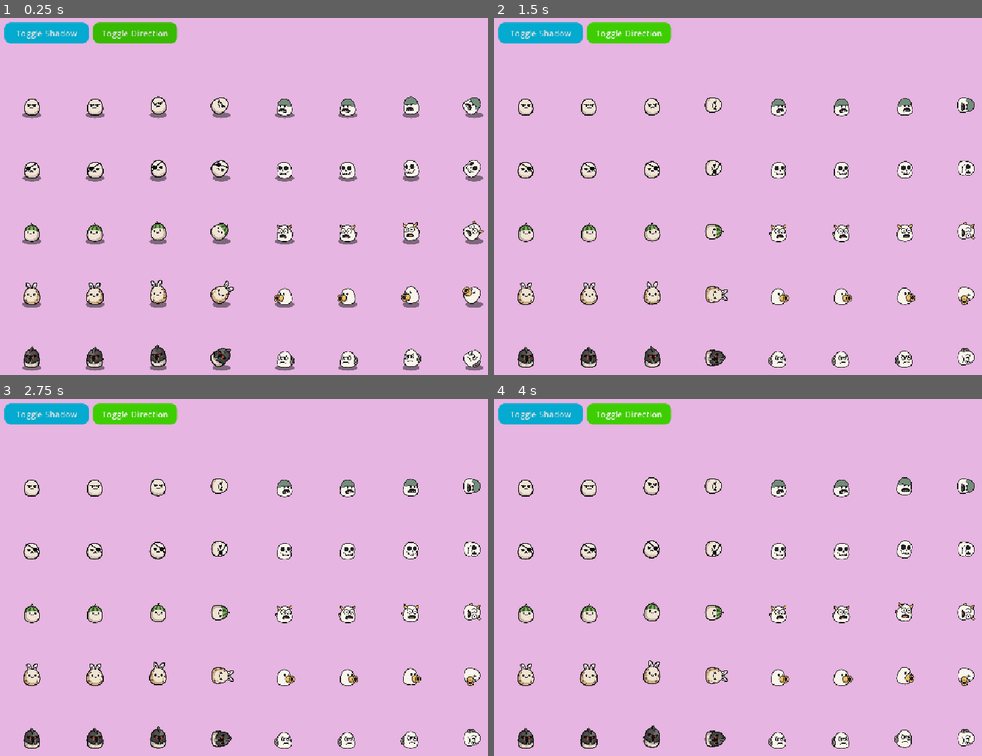
Above: before the commit, frames 1-4 (two rows, left to right).
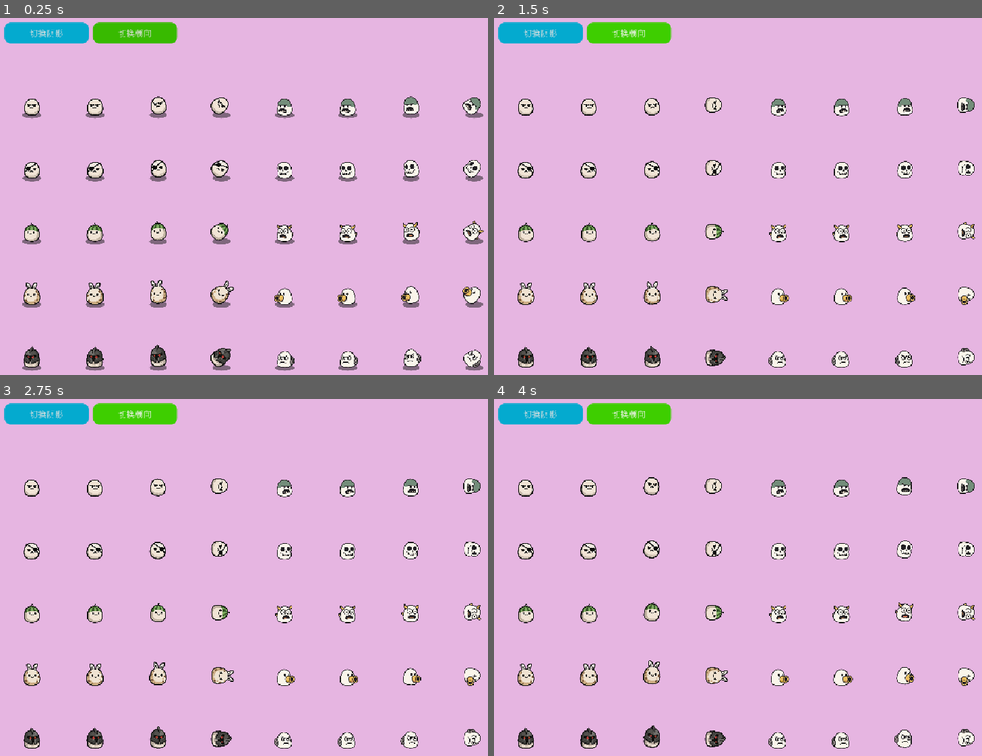
Above: after the commit, the same moments.

Repository: leexiaohui1997/brotato
Game: Godot game, scene res://scenes/dashboard/unit_dashboard/control.tscn
Two runs of this game, one before a commit and one after it. Both use one fixed random seed, a clock stepped at 60 frames per second and the inputs below. The project has no main scene, so this scene is started directly.
Inputs:
- Up to frame 1 (0.25 s): no input
- Up to frame 2 (1.5 s): click "Toggle Shadow" (after the commit: "切换阴影") at 0.5 s; click "Toggle Direction" (after the commit: "切换朝向") at 1.25 s
- Up to frame 3 (2.75 s): hold D (right) from 2.03 s (still down)
- Up to frame 4 (4 s): release D (right) at 2.78 s; hold S (down) 2.78-3.53 s; hold D (right) from 3.53 s (still down)

The runs differ from the first frame. In frame 1, 0.3% of the frame differs, in the area x 3-35%, y 3-6%; in frame 2, 0.3%; in frame 3, 0.3%; in frame 4, 0.3%.

Commit message:
feat(ui): 添加自定义位图字体并汉化单位面板按钮
- 新增 VonwaonBitmap 16px 位图字体资源
- 在 project.godot 配置 gui 自定义字体
- 单位面板按钮文本汉化（切换阴影/切换朝向）

Diff:
--- a/project.godot
+++ b/project.godot
@@ -25,6 +25,10 @@
 window/size/always_on_top=true
 window/stretch/mode="canvas_items"
 window/stretch/aspect="expand"
+
+[gui]
+
+theme/custom_font="uid://bqg5aw3dsg3nl"
 
 [input]
 
--- a/scenes/dashboard/unit_dashboard/control.tscn
+++ b/scenes/dashboard/unit_dashboard/control.tscn
@@ -554,7 +554,7 @@
 theme_override_styles/pressed = SubResource("StyleBoxFlat_bf48r")
 theme_override_styles/hover = SubResource("StyleBoxFlat_auc84")
 theme_override_styles/disabled = SubResource("StyleBoxFlat_qjim3")
-text = "Toggle Shadow"
+text = "切换阴影"
 
 [node name="ToggleDirection" parent="Buttons" unique_id=608127862 instance=ExtResource("3_asnfg")]
 custom_minimum_size = Vector2(160, 36)
@@ -563,7 +563,7 @@
 theme_override_styles/pressed = SubResource("StyleBoxFlat_ou0lt")
 theme_override_styles/hover = SubResource("StyleBoxFlat_i2isr")
 theme_override_styles/disabled = SubResource("StyleBoxFlat_t25fm")
-text = "Toggle Direction"
+text = "切换朝向"
 config = SubResource("Resource_4rn40")
 
 [connection signal="pressed" from="Buttons/ToggleShadow" to="." method="_on_toggle_shadow_pressed"]
Binary file added: assets/fonts/VonwaonBitmap-16pxLite.ttf
Not shown, added: assets/fonts/VonwaonBitmap-16pxLite.ttf.import
